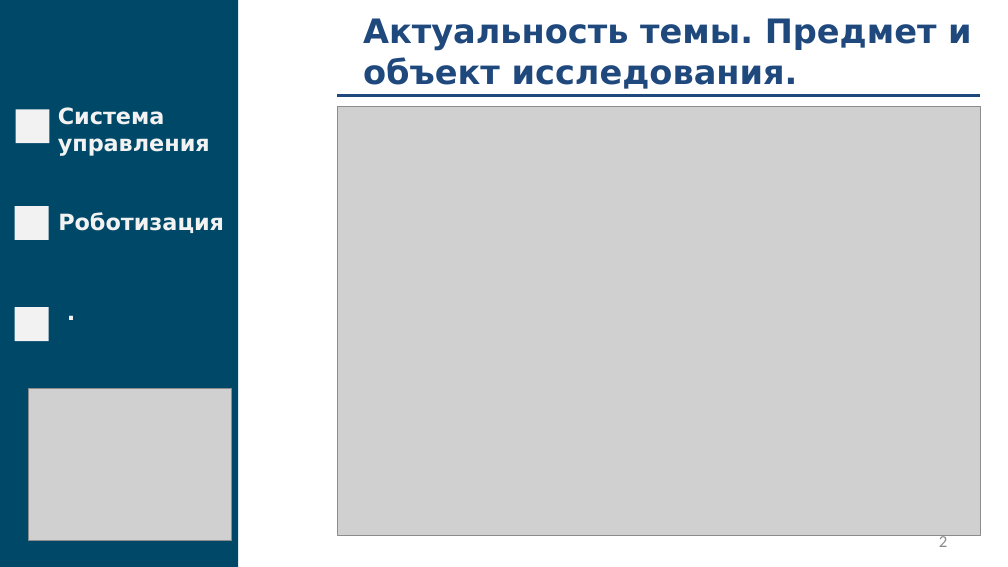
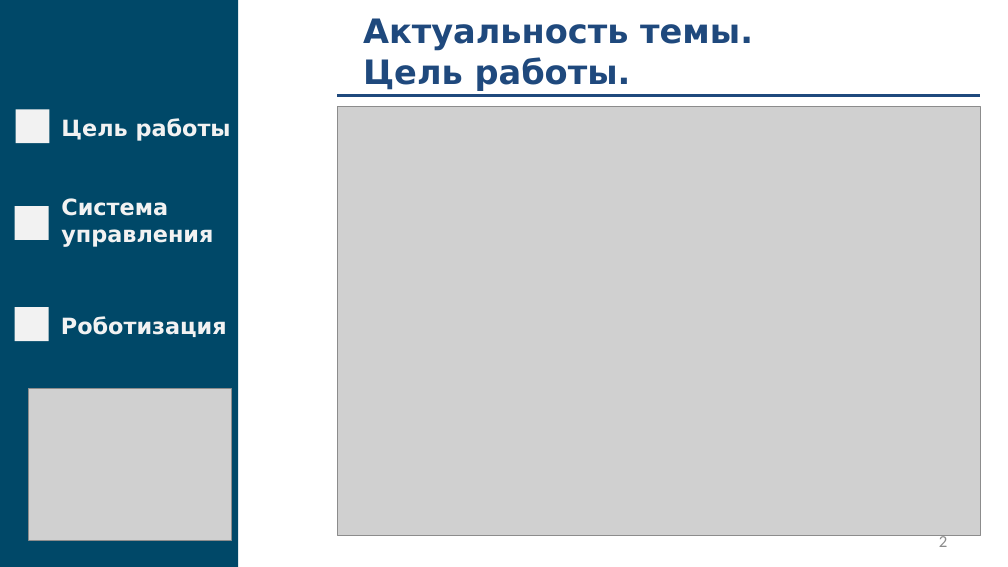
Before and after one commit to fanglores/Gagarin-2022, a slide deck: slide 2 of doc/Presentation.pptx. Drawn at 1008x567 pixels with LibreOffice and Linux fonts; fonts in the diff are those of the drawing; grey boxes stand for pictures. Boxes give left, top, right and bottom in pixels: in the first picture for what was removed or moved away, otherwise in the second. Text is boxed around its words. In the diff, an @@ line names an element or a change of style, - is before the commit and + after.

```diff
--- a/doc/Presentation.pptx
+++ b/doc/Presentation.pptx
@@ text at box(363, 18, 753, 91): text changed @@
-Актуальность темы. Предмет и объект исследования.
+Актуальность темы.
+Цель работы.
@@ text added at box(61, 118, 231, 141), 16 pt, text #F2F2F2, bold @@
+Цель работы
@@ text "Система управления": place and size @@
-text "Система управления" at box(58, 107, 210, 156)
+text "Система управления" at box(61, 198, 213, 247)
@@ text removed at box(56, 293, 217, 331) @@
-.
@@ text "Роботизация": place and size @@
-text "Роботизация" at box(58, 212, 224, 233)
+text "Роботизация" at box(61, 316, 227, 337)
```
Also in this commit, not shown: 7 other slides changed, 1 slide added.
